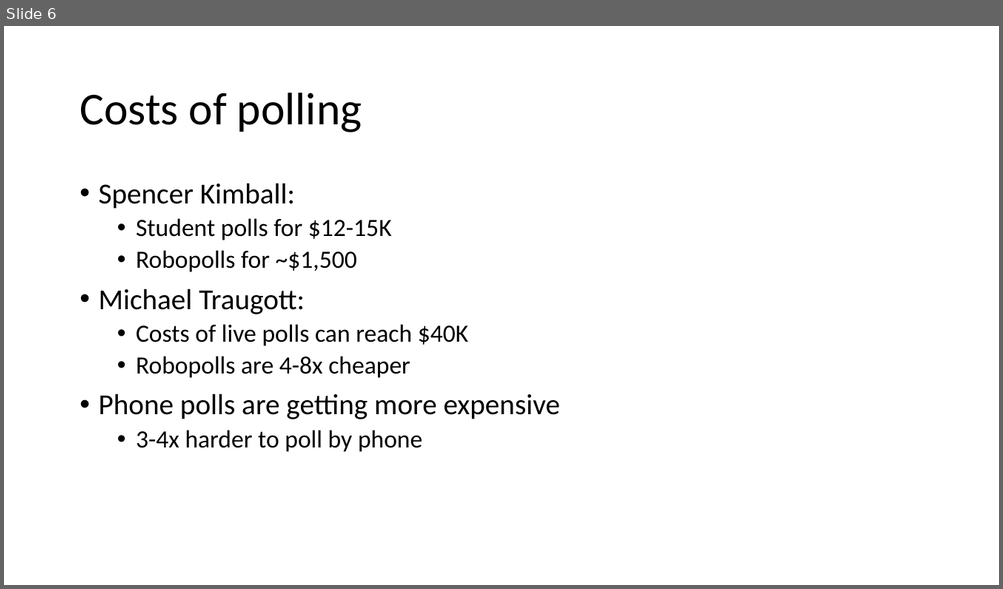
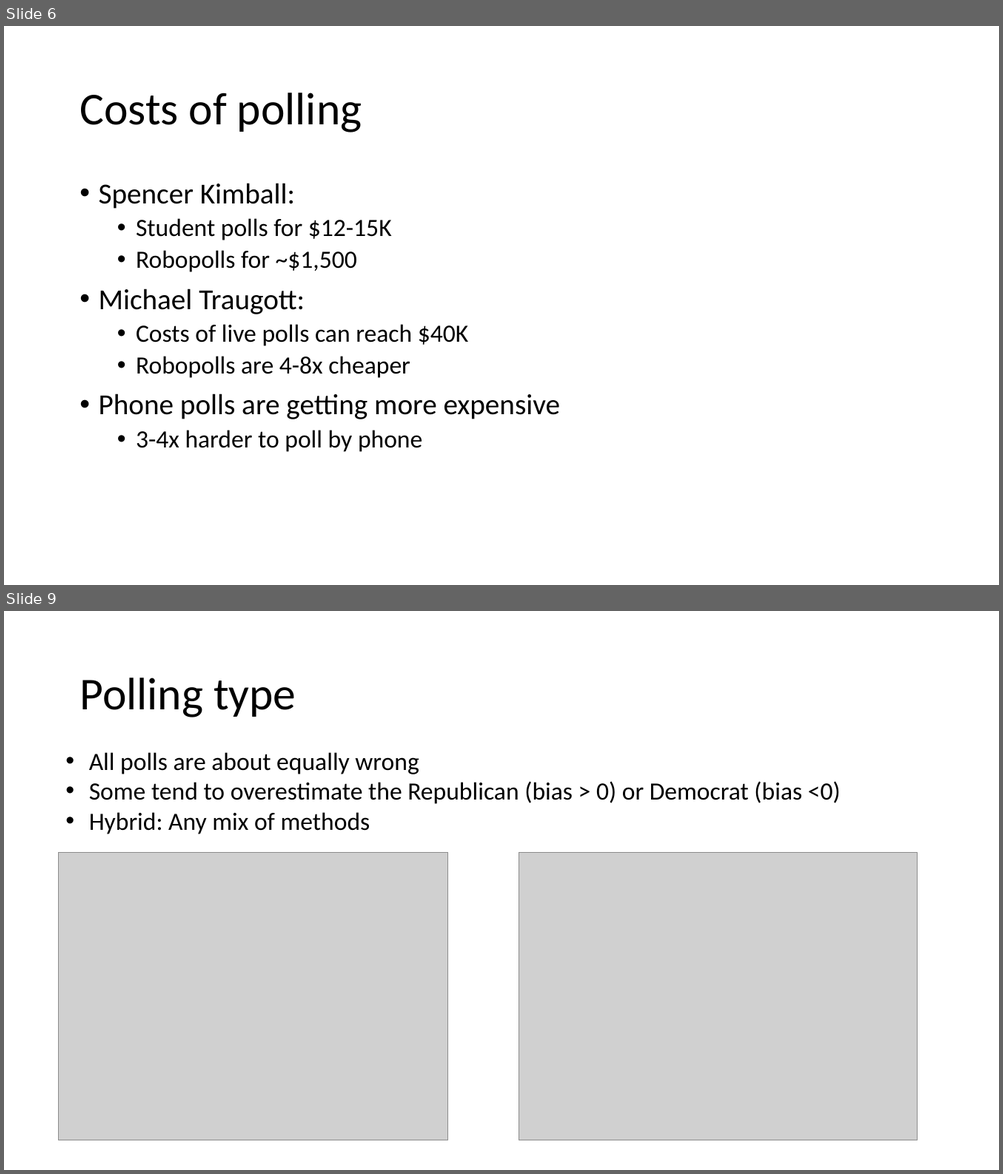
Before and after one commit to Hedgehog612/Capstone_Project_1, a slide deck: data_storytelling.pptx. Shown one above the other, each under a label of ours: slide 6 before the commit, slides 6 and 9 after it; the slides between them are not shown. The pictures are 1003x589 and 1003x1174 pixels, drawn with LibreOffice and Linux fonts; fonts in the diff are those of the drawing; grey boxes stand for pictures. Boxes give left, top, right and bottom in pixels: in the first picture for what was removed or moved away, otherwise in the second. Text is boxed around its words. In the diff, an @@ line names an element or a change of style, - is before the commit and + after.

```diff
--- a/data_storytelling.pptx
+++ b/data_storytelling.pptx
@@ slide 9 added at (4, 611, 999, 1170), background #FFFFFF @@
@@ title added at (79, 678, 296, 718), 44 pt, text #000000 @@
+Polling type
@@ text added at (89, 752, 840, 834), 24 pt, text #000000 @@
+• All polls are about equally wrong
+• Some tend to overestimate the Republican (bias > 0) or Democrat (bias <0)
+• Hybrid: Any mix of methods
@@ picture added at (59, 853, 448, 1141) @@
@@ picture added at (519, 853, 916, 1141) @@
```
Also in this commit, not shown: 3 slides changed, 7 other slides added, 9 slides removed.
